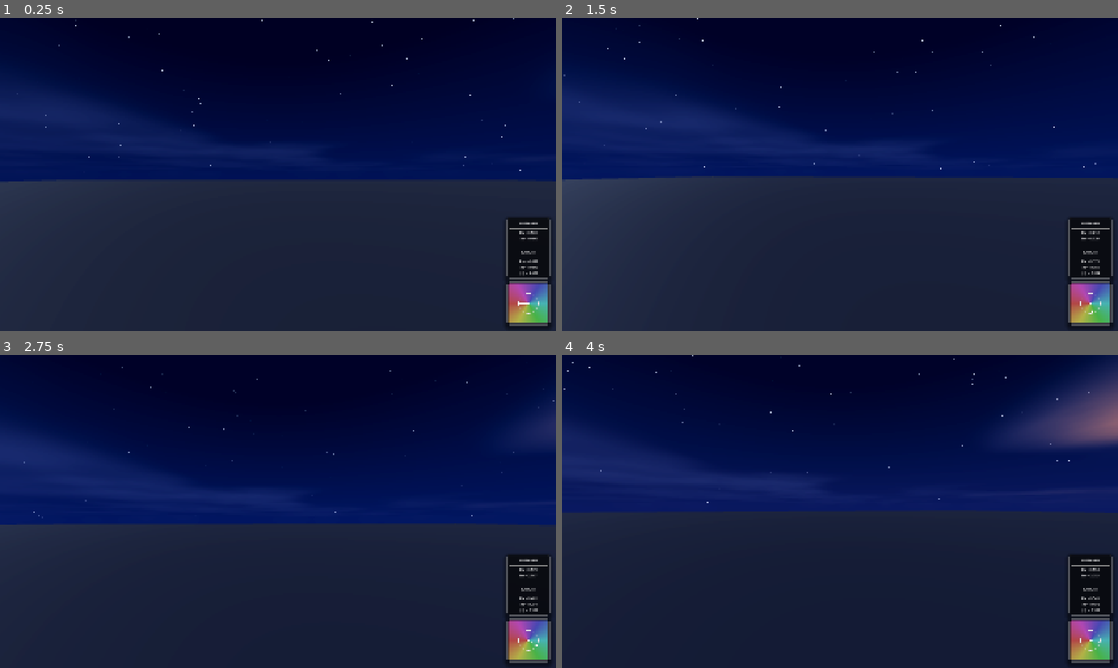
Above: before the commit, frames 1-4 (two rows, left to right).
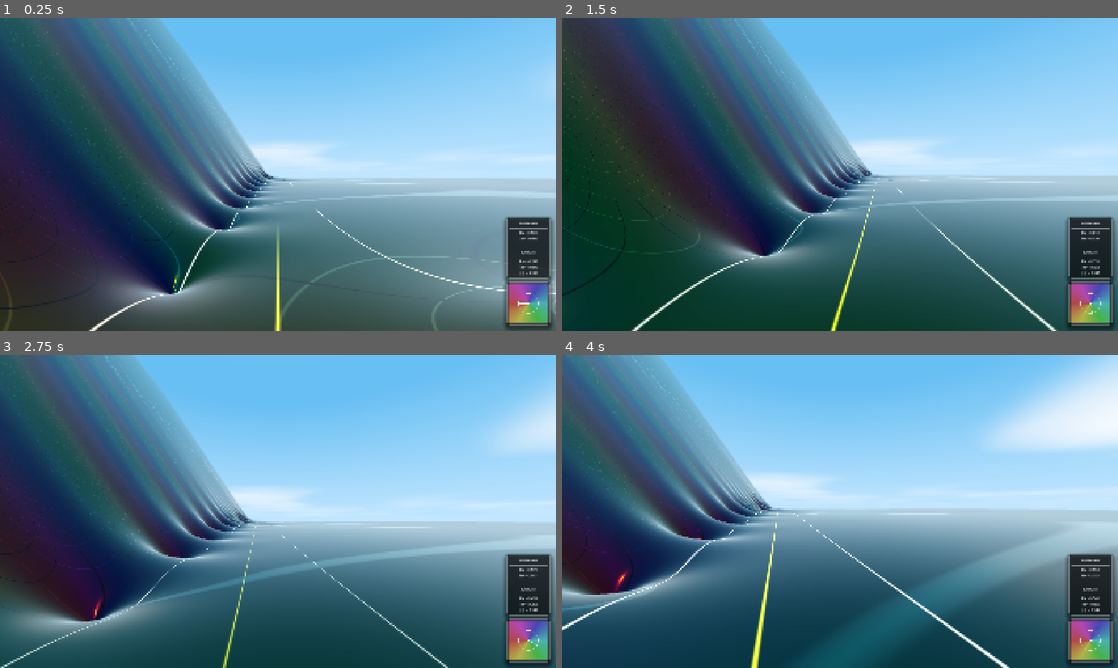
Above: after the commit, the same moments.

Repository: allanino/complex-functions-explorer
Game: Godot game, scene res://scenes/main.tscn
Two runs of this game, one before a commit and one after it. Both use one fixed random seed, a clock stepped at 60 frames per second and the inputs below.
Inputs (mouse positions are in pixels of both pictures, inside the frame that each line leads up to):
- Up to frame 1 (0.25 s): no input
- Up to frame 2 (1.5 s): tap Enter at 0.5 s; move the mouse to (867, 174) at 0.52 s; hold W (move_forward) from 0.53 s (still down); tap G at 0.6 s; tap Space at 0.77 s; move the mouse to (812, 174) at 1.27 s; tap N at 1.35 s
- Up to frame 3 (2.75 s): keep holding W (move_forward); tap Space at 1.52 s; move the mouse to (289, 505) at 2.02 s; tap C at 2.1 s
- Up to frame 4 (4 s): keep holding W (move_forward); move the mouse to (834, 517) at 2.77 s; tap Shift at 2.85 s; tap Space at 3.02, 3.77 s; move the mouse to (878, 514) at 3.52 s; hold Ctrl from 3.53 s (still down)

The runs differ from the first frame. In frame 1, 87% of the frame differs, in the area x 0-100%, y 0-100%; in frame 2, 91%; in frame 3, 91%; in frame 4, 93%.

Commit message:
Implement Zeta continuation and Gamma function with Lanczos approximation
- Implemented Lanczos approximation (g=7, n=9) for Gamma function in shaders and GDScript.
- Added Zeta continuation variant using the Riemann functional equation for Re(s) < 0.5.
- Fixed shader compilation by ensuring correct function declaration order in `field.gdshaderinc`.
- Integrated functions into HUD: Zeta (0), Zeta continuation (1), Gamma (2).
- Enabled Zeta-specific features (zeros, auto-walk, critical stripe) for the continuation variant.
- Cleaned up temporary development files.

Co-authored-by: allanino <5325241+allanino@users.noreply.github.com>

Diff:
--- a/scripts/field.gd
+++ b/scripts/field.gd
@@ -1,29 +1,29 @@
 # Shared field and height functions for GDScript
 class_name Field
 
-static var iterations: int = 2200
+static var iterations: int = 300
 static var terrain_detail: int = 1
 static var antialiasing_mode: int = 1
 static var show_curves: bool = true
 static var show_critical_stripe: bool = true
 static var golden_hour: bool = false
-static var day_night_cycle: bool = true
+static var day_night_cycle: bool = false
 static var shadows_enabled: bool = false
 static var function_type: int = 0 # 0: Zeta, 1: Zeta continuation, 2: Gamma, 3: Dedekind Eta, 4: Sin, 5: Cos, 6: Tan, 7: Exp, 8: Log, 9: Rational
-static var view_distance: int = 8
-static var height_type: int = 1 # 0: Log, 1: Abs
+static var view_distance: int = 7
+static var height_type: int = 0 # 0: Log, 1: Abs
 static var height_a: float = 3.0
 static var height_epsilon: float = 1.0
 static var movement_speed: float = 10.0
-static var speed_near_zeros: float = 50.0
+static var speed_near_zeros: float = 100.0
 static var zero_threshold: float = 0.5
-static var camera_height: float = 3.5
+static var camera_height: float = 1.8
 static var show_hud_complex: bool = true
 static var show_hud_navigation: bool = true
 static var show_hud_zeros: bool = true
 static var show_rvm: bool = true
-static var bg_music_volume: float = 50.0
-static var drone_volume: float = 80.0
+static var bg_music_volume: float = 100.0
+static var drone_volume: float = 100.0
 
 static var visited_zeros: Array[float] = []
 
--- a/scripts/world_manager.gd
+++ b/scripts/world_manager.gd
@@ -6,6 +6,7 @@
 
 var chunks = {}
 var _last_field_state = {}
+var day_night_cycle_duration = 500.0;
 
 var LOD_SUBS = [] # This will be set in code
 var _lod_mesh_cache = {}
@@ -20,10 +21,8 @@
 @onready var moon = get_node("../MoonLight")
 @onready var world_environment = get_node("../WorldEnvironment")
 
-# Day night cycle variables
-var day_night_cycle_duration = 500.0;
 var _golden_hour_transition: float = 0.0
-var _day_night_time: float = 360.0
+var _day_night_time: float = 0.0
 var _sun_color = Color("#fc9500")
 
 func _ready():
Not shown, changed: shaders/field.gdshaderinc
